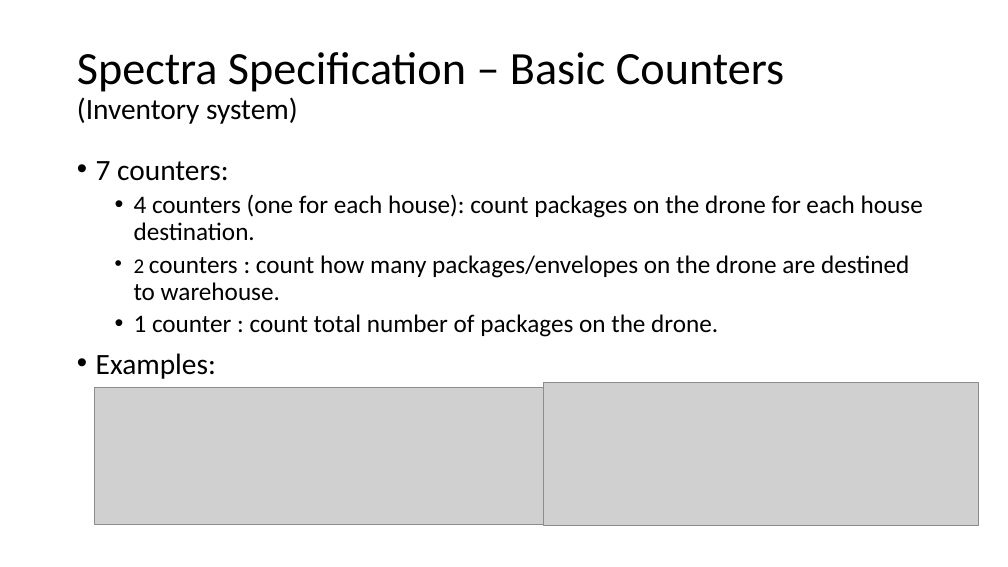
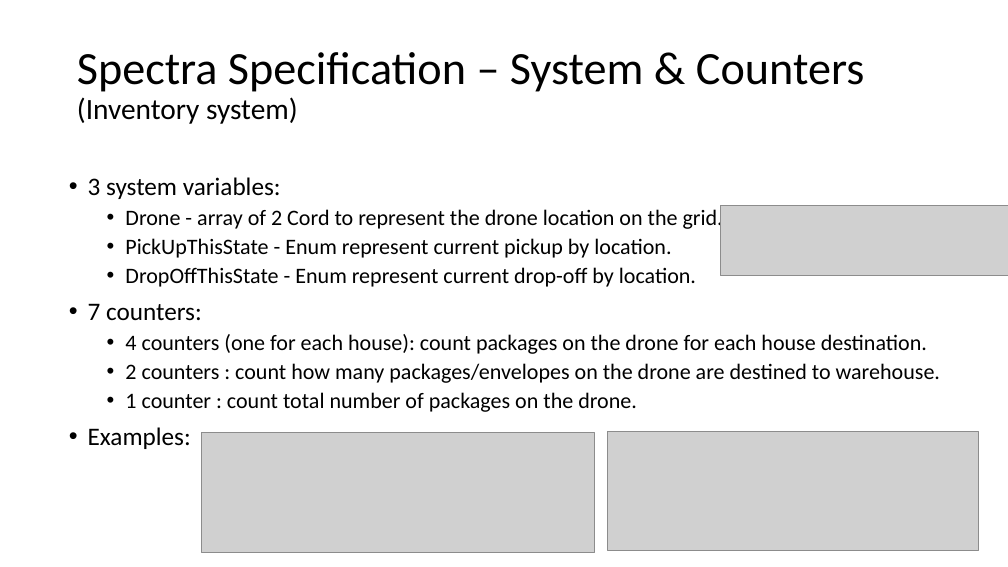
Before and after one commit to GuyHaviv37/DeliveryDroneSpectra, a slide deck: slide 5 of docs/final presentation.pptx (slide 7 before the commit). Drawn at 1008x567 pixels with LibreOffice and Linux fonts; fonts in the diff are those of the drawing; grey boxes stand for pictures. Boxes give left, top, right and bottom in pixels: in the first picture for what was removed or moved away, otherwise in the second. Text is boxed around its words. In the diff, an @@ line names an element or a change of style, - is before the commit and + after.

```diff
--- a/docs/final presentation.pptx
+++ b/docs/final presentation.pptx
@@ title at bbox=[77, 52, 864, 124]: text changed @@
-Spectra Specification – Basic Counters
-(Inventory system)
+Spectra Specification – System & Counters
+(Inventory system)
@@ text "3 system variables:": place and size @@
-text "3 system variables:" at bbox=[96, 161, 923, 379]
+text "3 system variables:" at bbox=[88, 177, 940, 449]
@@ text at bbox=[88, 177, 723, 287]: paragraphs added @@
+• 3 system variables:
+  • Drone - array of 2 Cord to represent the drone location on the grid.
+  • PickUpThisState - Enum represent current pickup by location.
+  • DropOffThisState - Enum represent current drop-off by location.
@@ picture added at bbox=[721, 206, 1008, 275] @@
@@ text at bbox=[88, 303, 940, 449]: size 28 to 24 pt in "7 counters:", "Examples:"; size 24 to 21 pt in "4 counters (one for each house): count ...", "counters : count how many packages/envelopes on ...", "1 counter : count total number of ..."; size 20 to 21 pt in "2" @@
@@ picture removed at bbox=[544, 383, 979, 526] @@
@@ picture: place and size @@
-picture at bbox=[95, 388, 544, 525]
+picture at bbox=[201, 433, 595, 552]
@@ picture added at bbox=[608, 431, 979, 551] @@
```
Also in this commit, not shown: 5 other slides changed, 1 slide removed.
